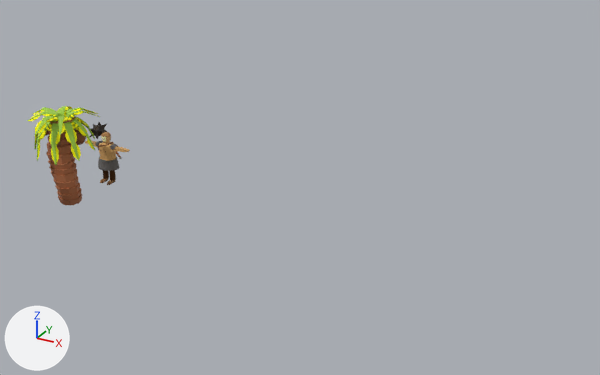
An edit to the Blender file models/base_game/tdecorations/palm_tree.blend, drawn before and after from the same camera.
Rendered twice from a 50 mm camera at (20.6, -20.1, 12.6) aimed at (7.5, 3.6, 0.8). Every picture has the same lights, and +X, +Y and +Z are marked at lower left. The first picture is the older version.

Names of what the first picture shows: 'FredericTheFearless.007', 'PalmTree-col'.
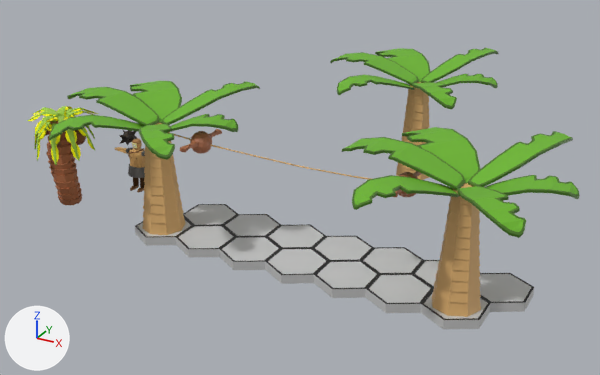
The newer file is also turned or shifted as a whole; pictures and numbers use the older file's frame.

Boxes [x1, y1, x2, y2] around the edits, measured in the pictures (600 x 375 px):
'PZLeqlo-col', added: after [49, 81, 580, 317]
'BaseTile', added: after [135, 204, 534, 329]
'Plane.001', added (green): after [330, 48, 498, 180]
'FredericTheFearless.007', moved: before [85, 122, 130, 185]; after [115, 130, 145, 193]
'HolderLeft-col', added (brown): after [180, 129, 222, 154]
'HolderRight-col', added: after [393, 171, 422, 197]

Edits to the bpy script that builds the scene:
```text
Add img_base_palette_png_002:
    img_base_palette_png_002 = load_image('base_palette.png.002', '../../textures/base_palette.png', 512, 512, 'sRGB')
Add img_base_palette_png:
    img_base_palette_png = load_image('base_palette.png', '../../textures/base_palette.png', 512, 512, 'sRGB')
Add mat_basepalette_002:
    mat_basepalette_002 = principled_material('BasePalette.002')
    mat_basepalette_002.texture = img_base_palette_png_002
Add mat_basepalette:
    mat_basepalette = principled_material('BasePalette')
    mat_basepalette.texture = img_base_palette_png
Add me_plane_005:
    me_plane_005.from_pydata(...)  # 202 vertices, 208 faces; spans x 8.37..9.06, y -1.04..1.04, z 3.01..3.69
    me_plane_005.materials.append(mat_basepalette_002)  # picture img_base_palette_png_002
Add me_plane_004:
    me_plane_004.from_pydata(...)  # 202 vertices, 208 faces; spans x 1.39..2.08, y -1.04..1.04, z 3.01..3.69
    me_plane_004.materials.append(mat_basepalette_002)  # picture img_base_palette_png_002
Add me_plane_001:
    me_plane_001.from_pydata(...)  # 1689 vertices, 1554 faces; spans x -3.7..13.3, y -2.8..3.3, z 0.0..4.6
    me_plane_001.materials.append(mat_basepalette)  # picture img_base_palette_png
Add me_plane_002:
    me_plane_002.from_pydata(...)  # 812 vertices, 747 faces; spans x -3.74..2.87, y -2.76..3.27, z 0.0..4.56
    me_plane_002.materials.append(mat_basepalette)  # picture img_base_palette_png
Add me_cylinder:
    me_cylinder.from_pydata(...)  # 252 vertices, 196 faces; spans x -0.87..12.13, y -1.0..2.5, z -0.3..0.0
    me_cylinder.materials.append(mat_basepalette)  # picture img_base_palette_png
Change ob_fredericthefearless_007:
    ob_fredericthefearless_007.location: (0.0, 2.18, 0.0) -> (1.46, 2.18, 0.0)
Add ob_holderright_col:
    ob_holderright_col = bpy.data.objects.new('HolderRight-col', me_plane_005)
    ob_holderright_col.location = (4.21, 0.0, 0.0)
Add ob_holderleft_col:
    ob_holderleft_col = bpy.data.objects.new('HolderLeft-col', me_plane_004)
    ob_holderleft_col.location = (4.21, 0.0, 0.0)
Add ob_pzleqlo_col:
    ob_pzleqlo_col = bpy.data.objects.new('PZLeqlo-col', me_plane_001)
    ob_pzleqlo_col.location = (4.21, 0.0, 0.0)
Add ob_plane_001:
    ob_plane_001 = bpy.data.objects.new('Plane.001', me_plane_002)
    ob_plane_001.location = (9.94, 8.47, 0.0)
Add ob_basetile:
    ob_basetile = bpy.data.objects.new('BaseTile', me_cylinder)
    ob_basetile.location = (4.21, 0.0, 0.0)
```
